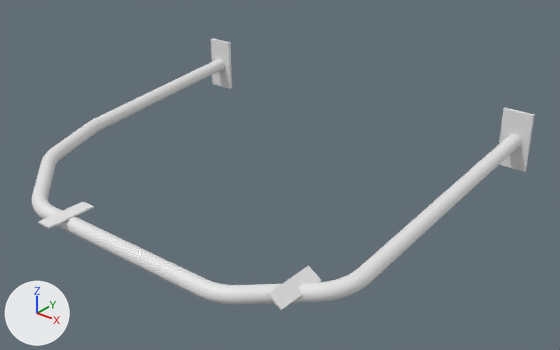
The OBJ model models/barra_int_poer_armada.obj as it was, and as the next commit left it.
One viewpoint serves both versions: a camera (50 mm lens) standing at (1535.0, -2349.0, 1020.0) and looking at (115.0, -574.0, -80.0). Lighting does not change. The marker at lower left points along +X, +Y and +Z. The picture after the commit comes second. Where no turn or scale is listed for an object, it has been applied to the vertices.

Names of what the first picture shows: 'marco', 'orejas', 'placas_base'.
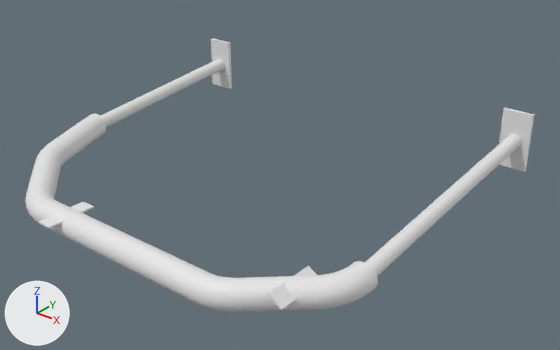
Boxes [x1, y1, x2, y2] around the edits, measured in the pictures (560 x 350 px):
'funda_acolchada', added
    after: [25, 113, 378, 312]
'marco', unchanged, covered by the edit
    before: [32, 59, 521, 305]
    after: [101, 59, 521, 276]

The change in detail:
Mesh me_funda_acolchada is new.
It has 6402 vertices, 12800 faces and spans x -691.0..698.0, y -1222.0..-687.0, z -142.0..-16.0.
Object 'funda_acolchada' (ob_funda_acolchada) is new; it shows me_funda_acolchada.
Its location is (0.0, 0.0, 0.0).
